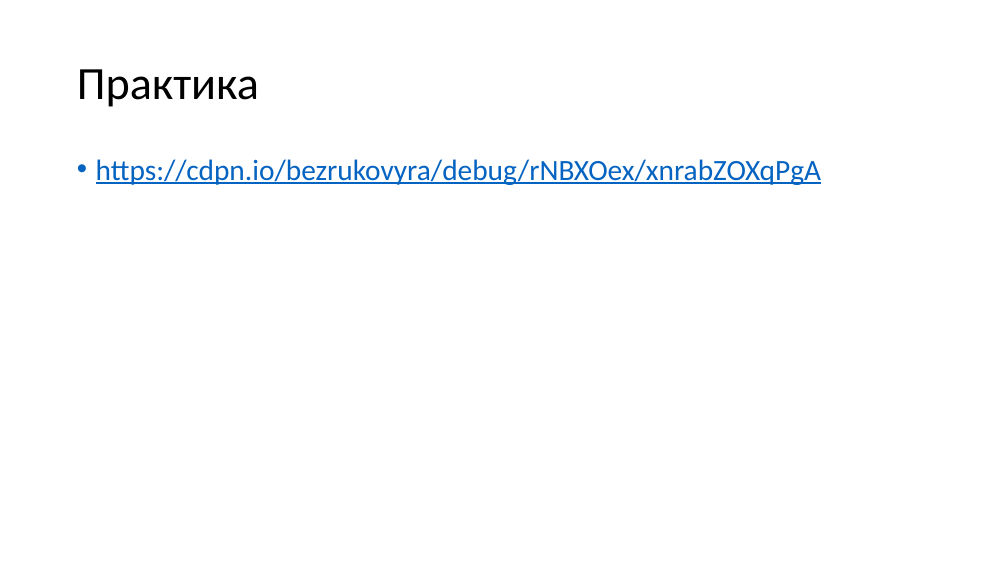
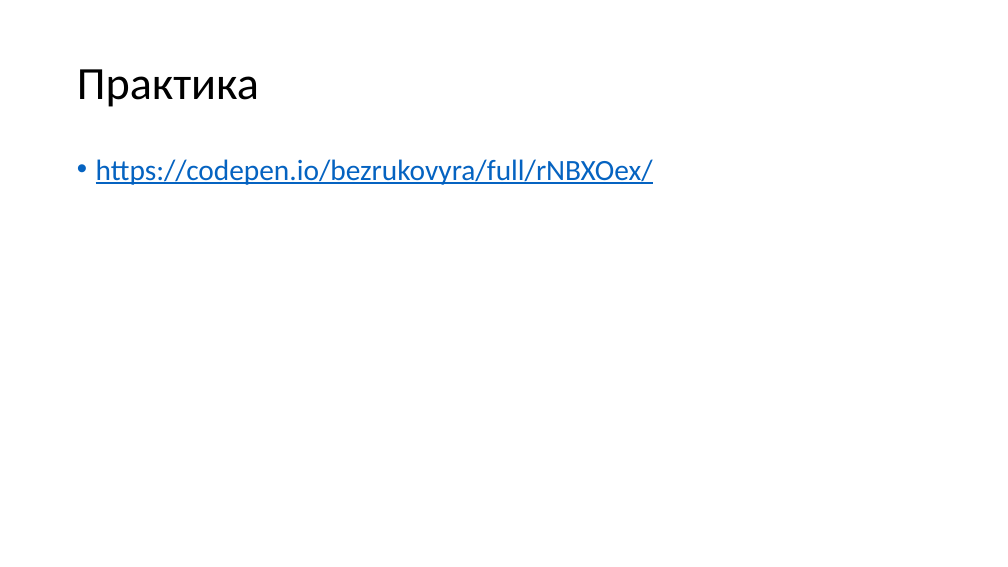
Before and after one commit to yuriy-bezrukov/QaCourse, a slide deck: slide 9 of Lesson1/Lesson1-2.pptx. Drawn at 1008x567 pixels with LibreOffice and Linux fonts; fonts in the diff are those of the drawing. Boxes give left, top, right and bottom in pixels: in the first picture for what was removed or moved away, otherwise in the second. Text is boxed around its words. In the diff, an @@ line names an element or a change of style, - is before the commit and + after.

```diff
--- a/Lesson1/Lesson1-2.pptx
+++ b/Lesson1/Lesson1-2.pptx
@@ text at bbox=[96, 159, 653, 185]: text changed @@
-• https://cdpn.io/bezrukovyra/debug/rNBXOex/xnrabZOXqPgA
+• https://codepen.io/bezrukovyra/full/rNBXOex/
```
Also in this commit, not shown: 2 other slides changed.
